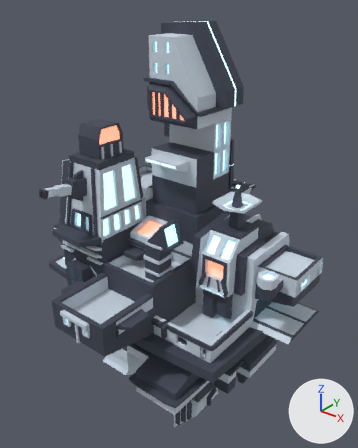
The FBX model src/models/MainSpaceStation.fbx, before and after one commit.
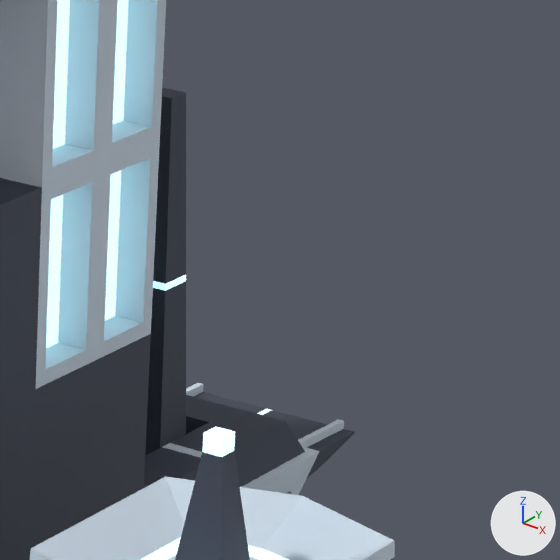
The first picture shows the older version from a camera (50 mm lens) standing at (4.79, -6.5, 6.61) and looking at (-0.62, 0.26, 2.42). The close-ups show both versions on the part from 58% to 79% of the width and 28% to 45% of the height of that picture; other places that the commit changed are outside them. The axes (+X, +Y, +Z) are drawn at lower right. The lights are the same throughout. The close-ups show mesh edges as thin lines. Where no turn or scale is listed for an object, it has been applied to the vertices.
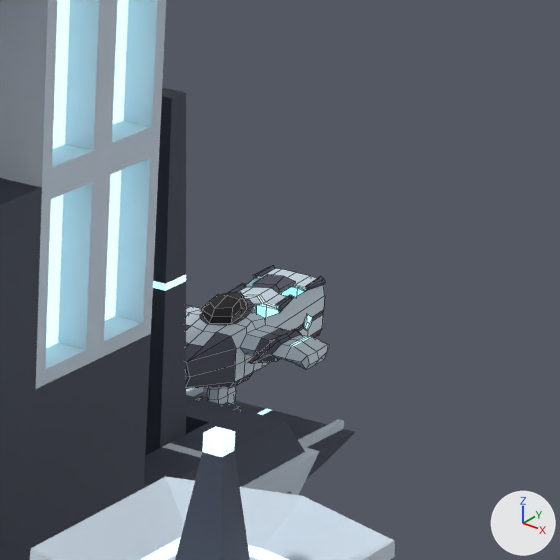
Where the change shows, as pixel boxes [x1, y1, x2, y2] in the close-ups (560 x 560 px):
'BlueCraft', added
    after: [186, 265, 330, 409]
    faces in mat_spaceshipgray (white #ccdbe7): [186, 268, 330, 404]
    faces in mat_spaceshipdark (dark blue #494d5d): [186, 265, 325, 409]
    faces in mat_maskblack (black #151318): [201, 292, 247, 323]
    faces in mat_emissionblueship (white #e7e7e7): [244, 276, 312, 348]

What changed in the scene script:
```text
Add mat_spaceshipgray:
    mat_spaceshipgray = principled_material('SpaceShipGray')
    mat_spaceshipgray.base_color = (0.601, 0.708, 0.8)  # white #ccdbe7
Add mat_emissionblueship:
    mat_emissionblueship = principled_material('EmissionBlueShip')
    mat_emissionblueship.base_color = (0.8, 0.8, 0.8)  # white #e7e7e7
    mat_emissionblueship.emission_color = (0.287, 0.943, 1.0)  # cyan #92f9ff
    mat_emissionblueship.emission_strength = 1.0
Add mat_spaceshipdark:
    mat_spaceshipdark = principled_material('SpaceShipDark')
    mat_spaceshipdark.base_color = (0.067, 0.0751, 0.111)  # dark blue #494d5e
Add mat_maskblack:
    mat_maskblack = principled_material('maskBlack')
    mat_maskblack.base_color = (0.0073, 0.00663, 0.00902)  # black #151318
Add me_cube_007:
    me_cube_007.from_pydata(...)  # 618 vertices, 562 faces; spans x -0.326..0.326, y -0.274..0.396, z -0.222..0.166
    # faces by material slot: [200, 262, 24, 76]
    me_cube_007.materials.append(mat_spaceshipgray)  # white #ccdbe7
    me_cube_007.materials.append(mat_spaceshipdark)  # dark blue #494d5e
    me_cube_007.materials.append(mat_maskblack)  # black #151318
    me_cube_007.materials.append(mat_emissionblueship)  # white #e7e7e7
Add ob_bluecraft:
    ob_bluecraft = bpy.data.objects.new('BlueCraft', me_cube_007)
    ob_bluecraft.location = (-0.616, 2.363, 2.839)
```
